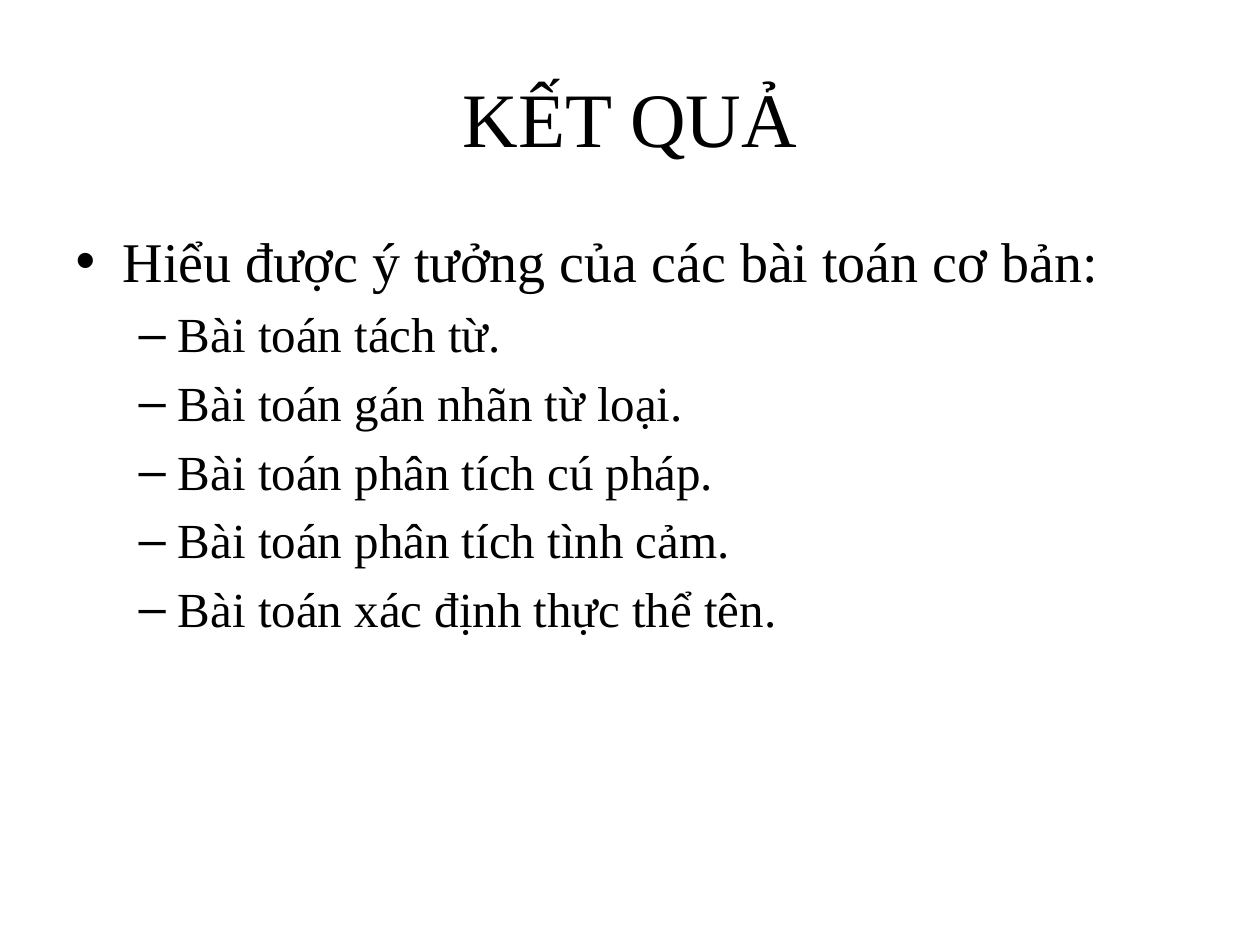
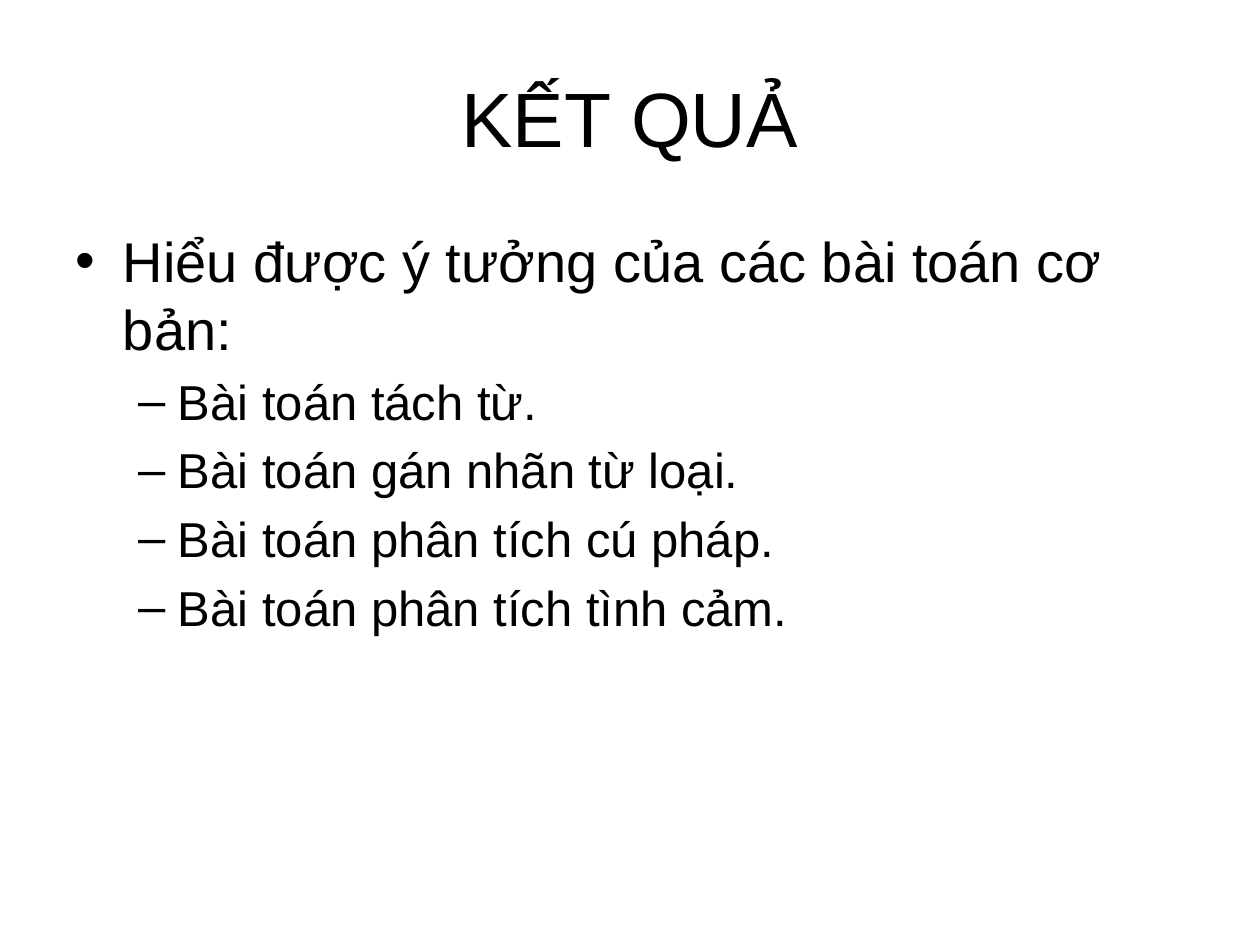
Before and after one commit to PVT961996/Web_VNLP, a slide deck: slide 13 of Khoaluan_doc/Bao_cao_khoa_hoc.pptx (slide 11 before the commit). Drawn at 1260x945 pixels with LibreOffice and Linux fonts; fonts in the diff are those of the drawing; background and template pictures are left out. Boxes give left, top, right and bottom in pixels: in the first picture for what was removed or moved away, otherwise in the second. Text is boxed around its words. In the diff, an @@ line names an element or a change of style, - is before the commit and + after.

```diff
--- a/Khoaluan_doc/Bao_cao_khoa_hoc.pptx
+++ b/Khoaluan_doc/Bao_cao_khoa_hoc.pptx
@@ title "KẾT QUẢ" at <box>462,86,798,162</box>: font Times New Roman to Arial @@
@@ text "Hiểu được ý tưởng của ..." at <box>123,238,1102,636</box>: font Times New Roman to Arial @@
@@ text at <box>178,591,776,635</box>: paragraph removed @@
-  – Bài toán xác định thực thể tên.
```
Also in this commit, not shown: 18 other slides changed, 5 slides added, 1 slide removed, 15 other files.
